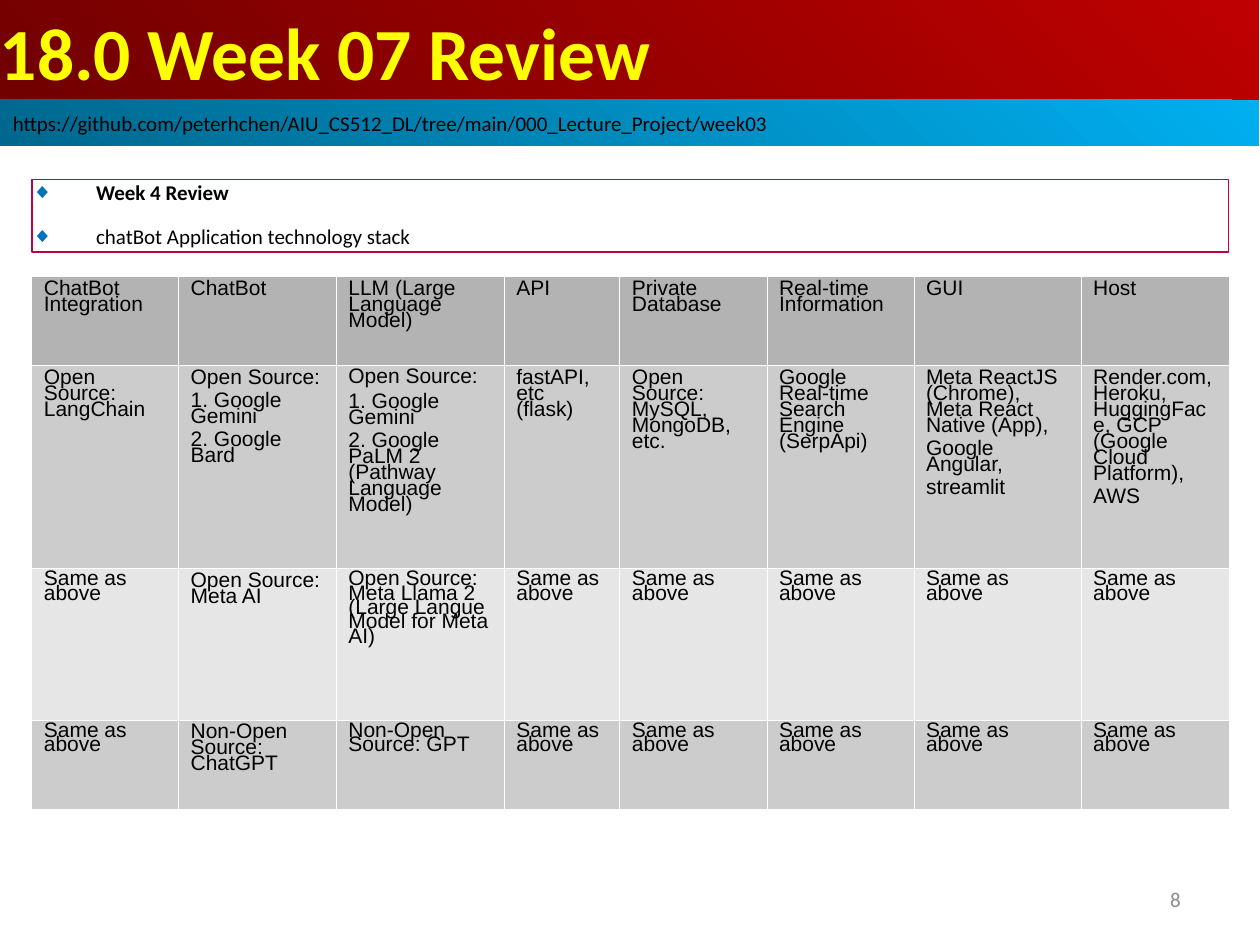
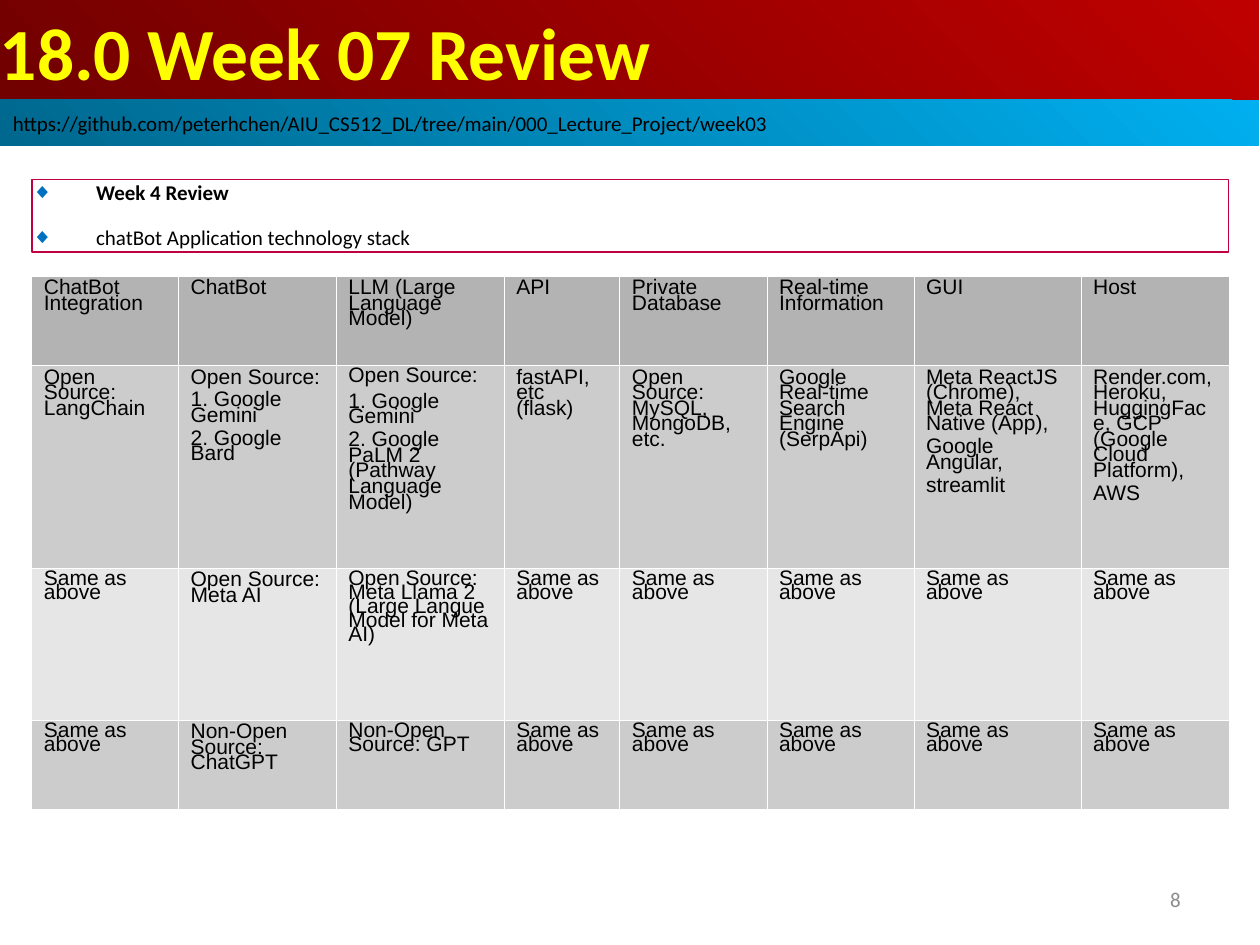
Before and after one commit to peterhchen/AIU_CS512_DL, a slide deck: slide 8 of 000_Lecture_Project/week08/01_Lecture/18.00_w07_review.ppt. Drawn at 1260x945 pixels with LibreOffice and Linux fonts; fonts in the diff are those of the drawing. Boxes give left, top, right and bottom in pixels: in the first picture for what was removed or moved away, otherwise in the second. Text is boxed around its words. In the diff, an @@ line names an element or a change of style, - is before the commit and + after.

```diff
--- a/000_Lecture_Project/week08/01_Lecture/18.00_w07_review.ppt
+++ b/000_Lecture_Project/week08/01_Lecture/18.00_w07_review.ppt
@@ table at bbox=[32, 276, 1230, 809] @@
@@ line spacing 0.68 to 0.66 @@
@@ line spacing 0.61 to 0.59 @@
```
Also in this commit, not shown: 5 other slides changed, 1 other file.
